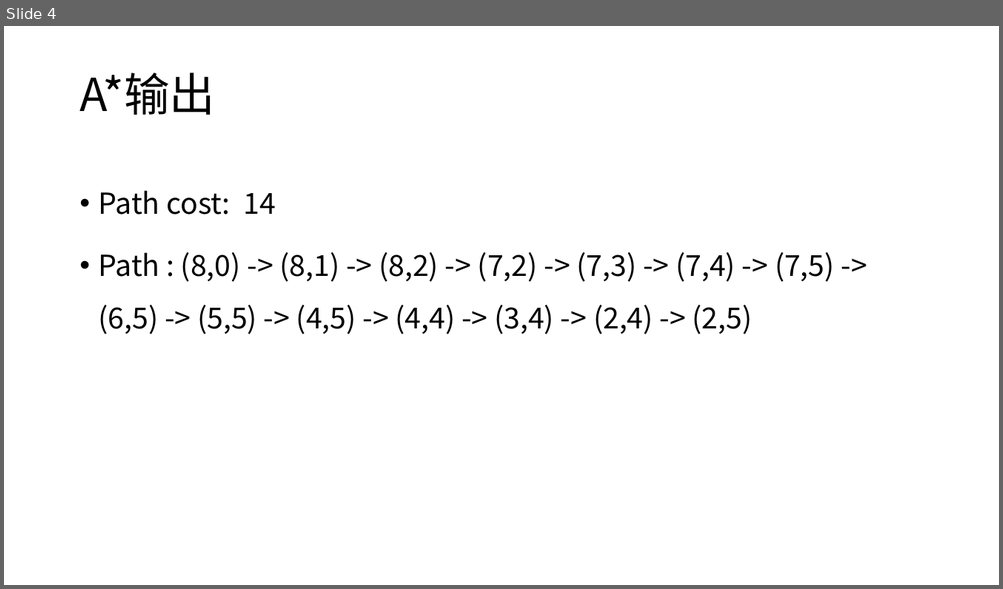
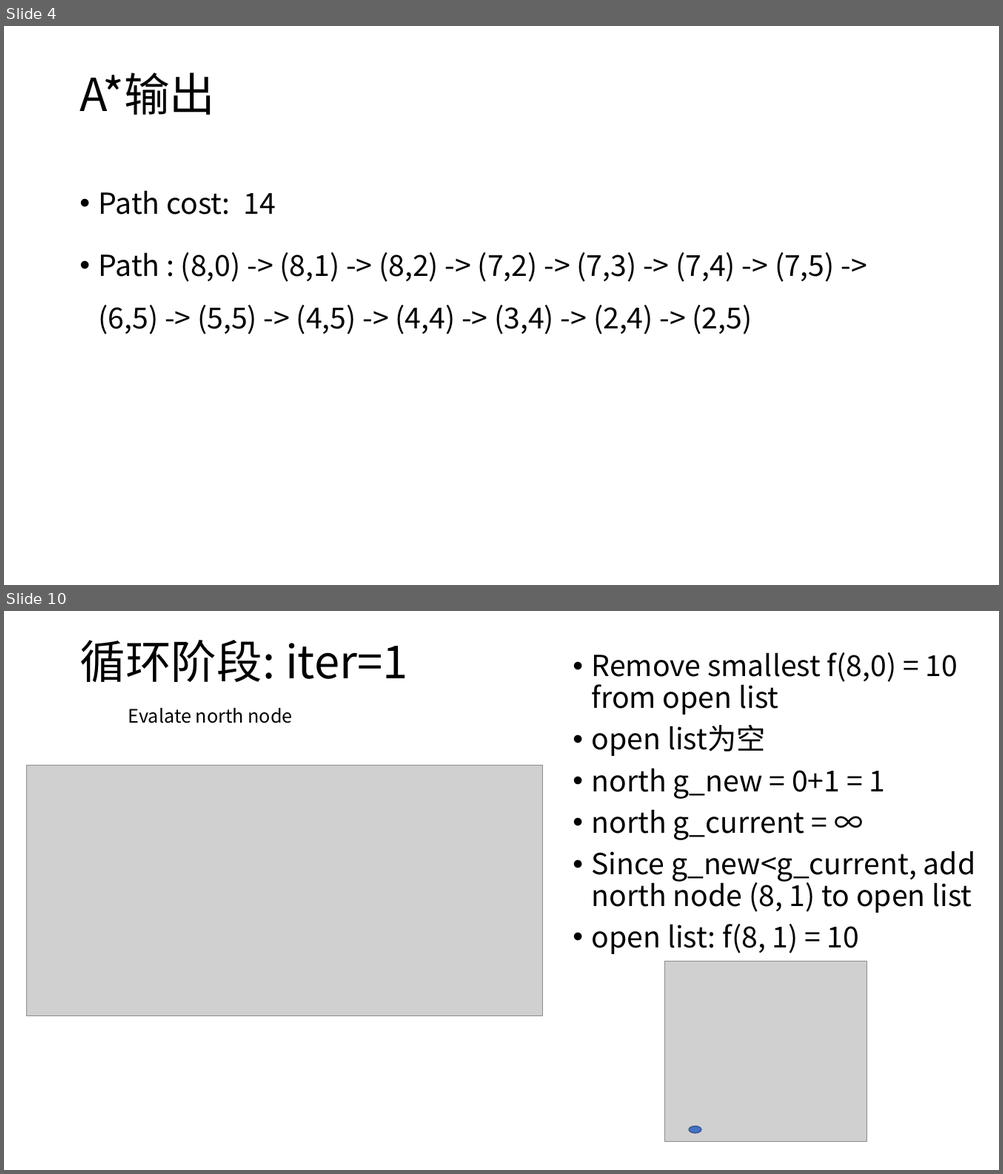
Before and after one commit to ssfc/npbenchmark, a slide deck: npbenchmark-main/MAPF/A_star.pptx. Shown one above the other, each under a label of ours: slide 4 before the commit, slides 4 and 10 after it; the slides between them are not shown. The pictures are 1003x589 and 1003x1174 pixels, drawn with LibreOffice and Linux fonts; fonts in the diff are those of the drawing; grey boxes stand for pictures. Boxes give left, top, right and bottom in pixels: in the first picture for what was removed or moved away, otherwise in the second. Text is boxed around its words. In the diff, an @@ line names an element or a change of style, - is before the commit and + after.

```diff
--- a/npbenchmark-main/MAPF/A_star.pptx
+++ b/npbenchmark-main/MAPF/A_star.pptx
@@ slide 10 added at (4,611,999,1170), background #FFFFFF @@
@@ title added at (79,640,408,682), 44 pt, text #000000 @@
+循环阶段: iter=1
@@ text added at (592,652,976,954), 28 pt, text #000000 @@
+• Remove smallest f(8,0) = 10 from open list
+• open list为空
+• north g_new = 0+1 = 1
+• north g_current = ∞
+• Since g_new<g_current, add north node (8, 1) to open list
+• open list: f(8, 1) = 10
@@ text added at (128,708,293,723), 18 pt, text #000000 @@
+Evalate north node
@@ picture added at (27,766,543,1017) @@
@@ picture added at (664,962,868,1142) @@
@@ ellipse added at (689,1127,702,1133), fill #4472C4, outline #325491 1 pt @@
```
Also in this commit, not shown: 1 slide changed, 8 other slides added, 9 slides removed, 4 other files.
